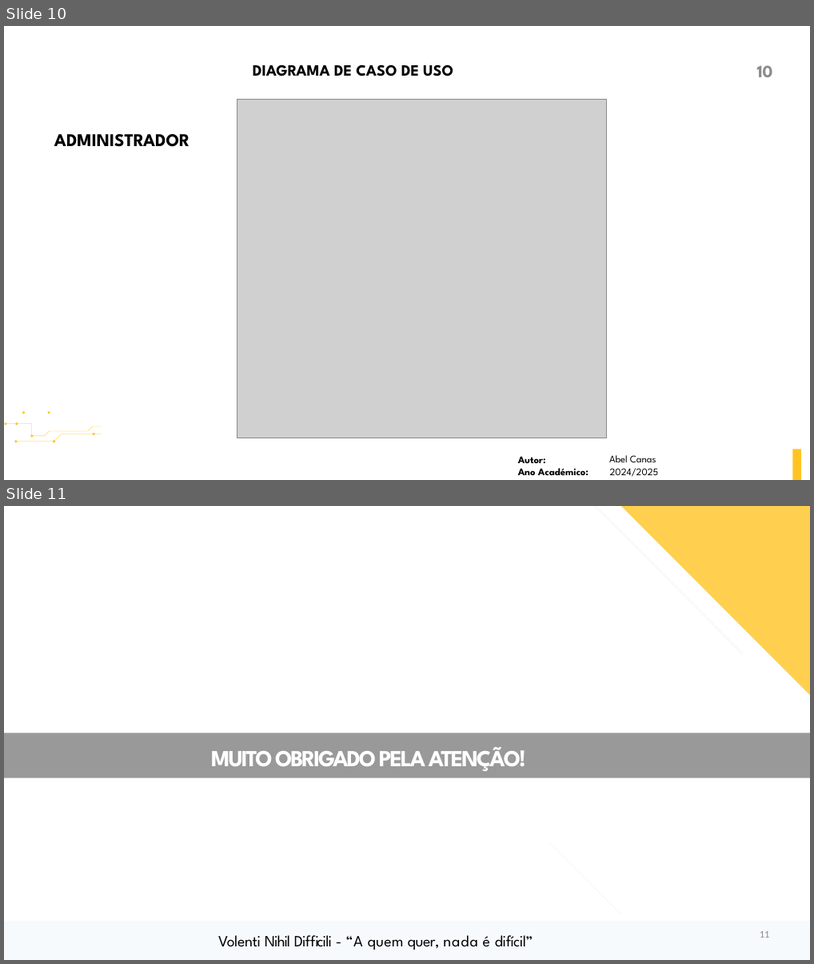
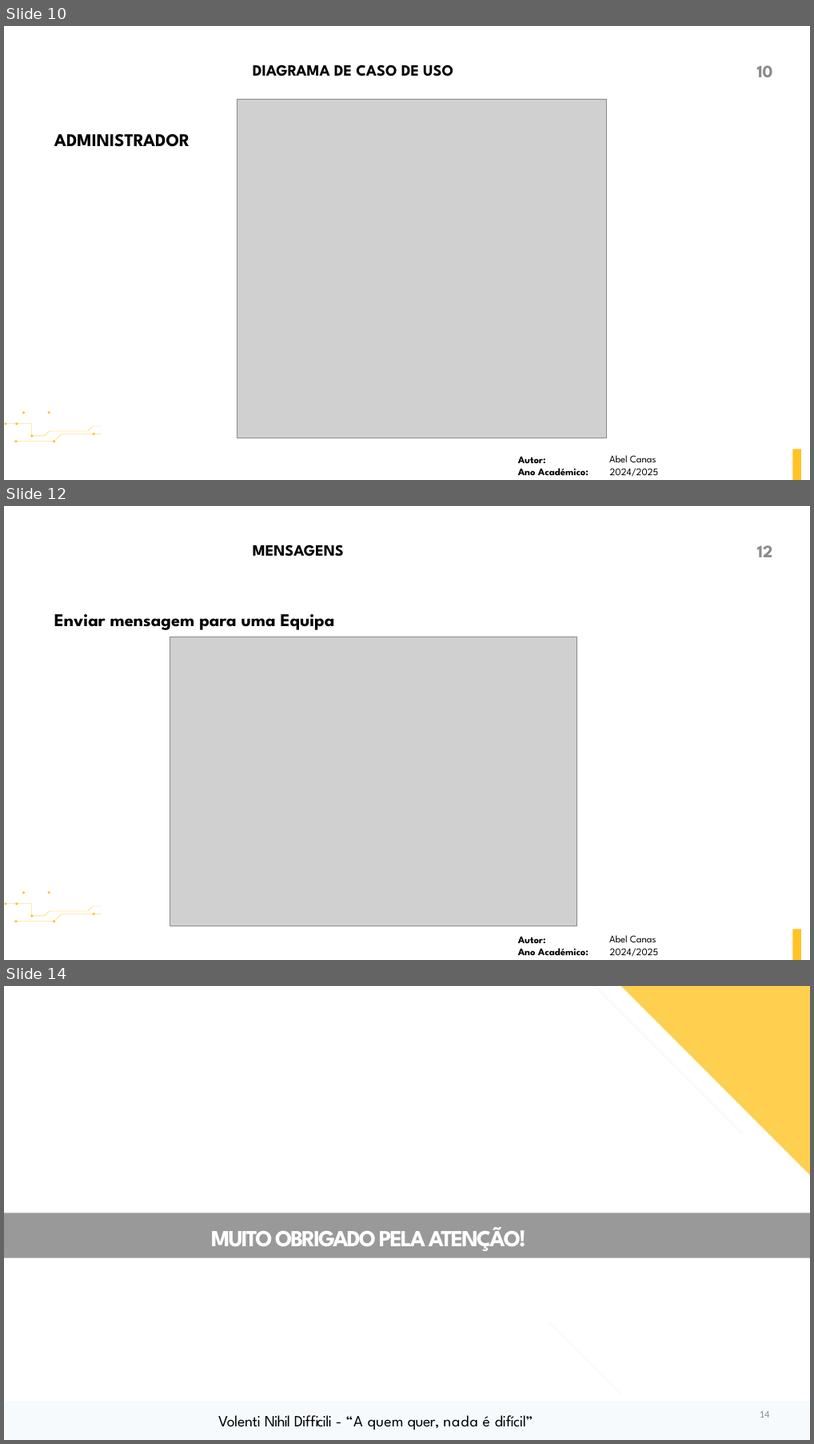
Before and after one commit to SW-Wanted/plataforma-de-comunicacao, a slide deck: Exame_T3_G04/docs/Apresentacao_do_Programa.pptx. Shown one above the other, each under a label of ours: slides 10 and 11 before the commit, slides 10, 12 and 14 after it; the slides between them are not shown. The pictures are 814x964 and 814x1444 pixels, drawn with LibreOffice and Linux fonts; fonts in the diff are those of the drawing; grey boxes stand for pictures; background and template pictures are left out. Boxes give left, top, right and bottom in pixels: in the first picture for what was removed or moved away, otherwise in the second. Text is boxed around its words. In the diff, an @@ line names an element or a change of style, - is before the commit and + after.

```diff
--- a/Exame_T3_G04/docs/Apresentacao_do_Programa.pptx
+++ b/Exame_T3_G04/docs/Apresentacao_do_Programa.pptx
@@ slide 12 added at [4,506,810,960], background #FFFFFF; not listed: 4 template elements that a slide beside it also shows @@
@@ title added at [253,545,344,556], 28 pt, text #000000, bold @@
+MENSAGENS
@@ page number added at [758,545,773,557], 31 pt, text #8C8C8C, bold @@
+12
@@ text added at [54,614,335,630], 32 pt, text #000000, bold @@
+Enviar mensagem para uma Equipa
@@ picture added at [170,636,578,925] @@
@@ text added at [610,935,657,942], 18 pt, text #000000 @@
+Abel Canas
@@ text added at [610,948,659,956], 18 pt, text #000000 @@
+2024/2025
@@ what was slide 11 is now slide 14 @@
@@ page number at [760,1411,770,1417]: text changed @@
-11
+14
```
Also in this commit, not shown: 1 slide changed, 2 other slides added, 5 other files.
